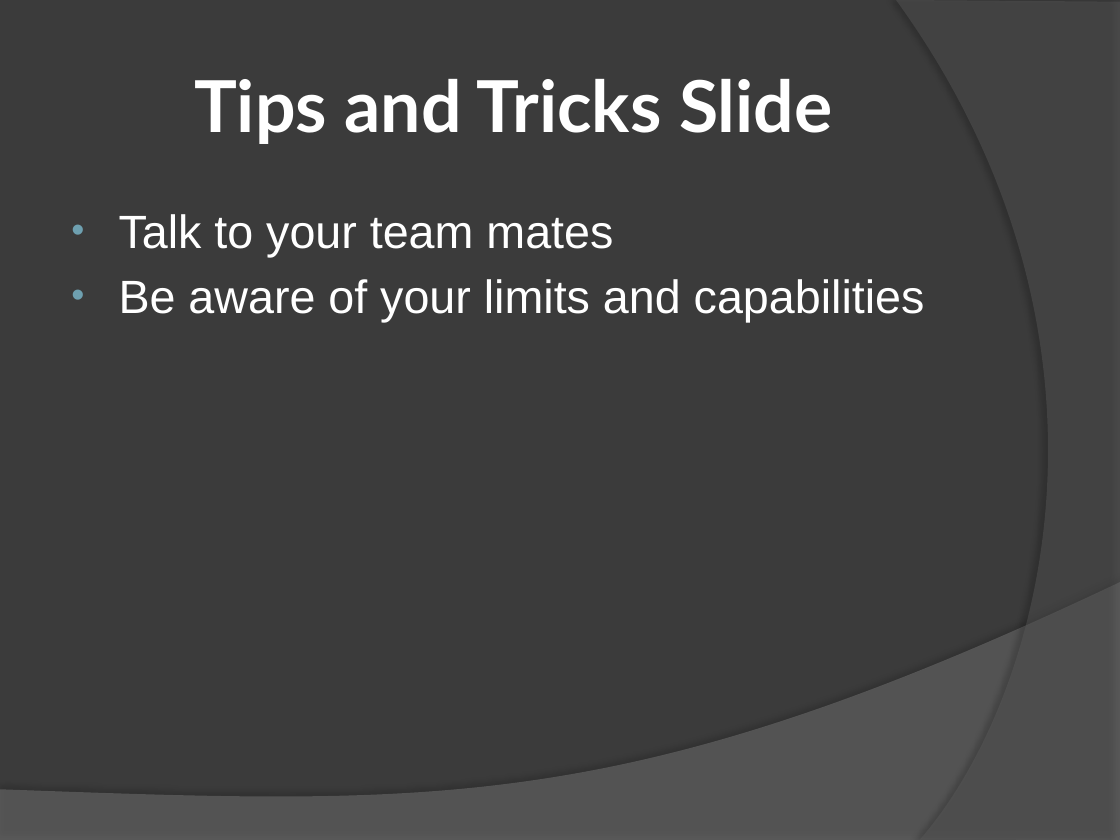
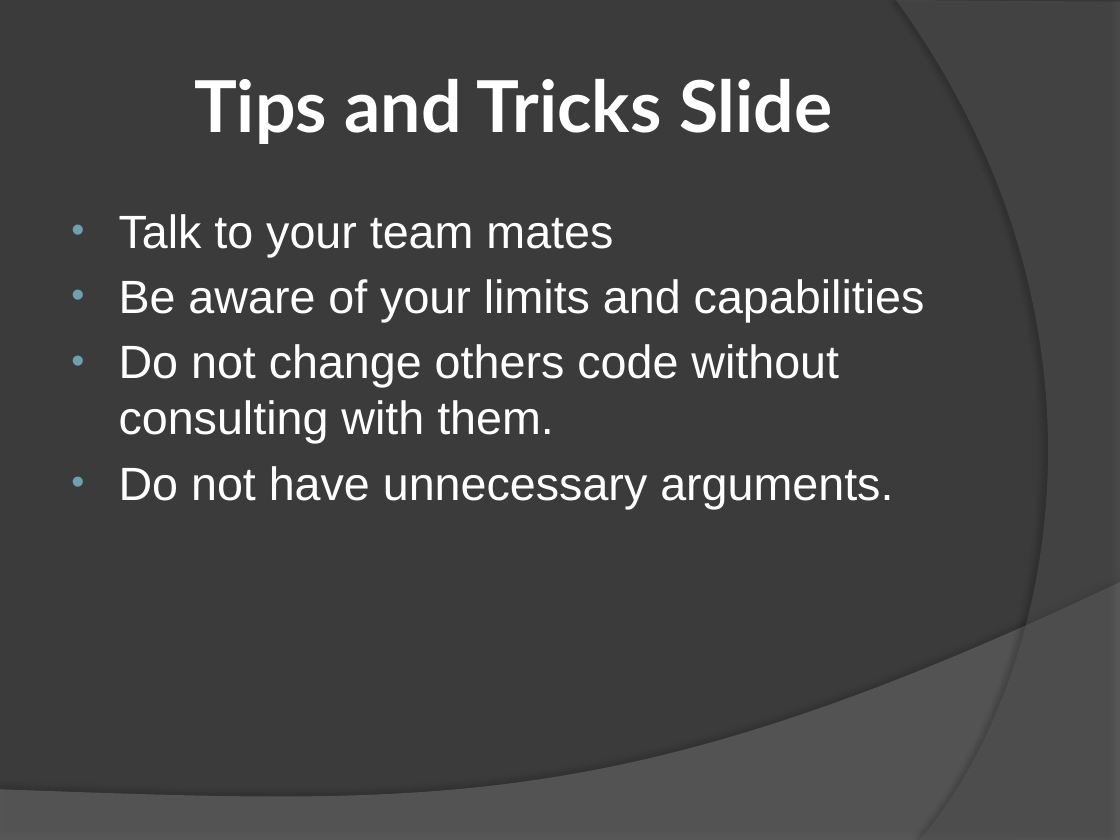
Before and after one commit to FiveFourFive/battle-cars, a slide deck: slide 5 of Trunk/Battle Cars.pptx. Drawn at 1120x840 pixels with LibreOffice and Linux fonts; fonts in the diff are those of the drawing. Boxes give left, top, right and bottom in pixels: in the first picture for what was removed or moved away, otherwise in the second. Text is boxed around its words. In the diff, an @@ line names an element or a change of style, - is before the commit and + after.

```diff
--- a/Trunk/Battle Cars.pptx
+++ b/Trunk/Battle Cars.pptx
@@ text at bbox=[119, 344, 893, 509]: paragraphs added @@
+• Do not change others code without consulting with them.
+• Do not have unnecessary arguments.
```
Also in this commit, not shown: 5 other slides changed.
